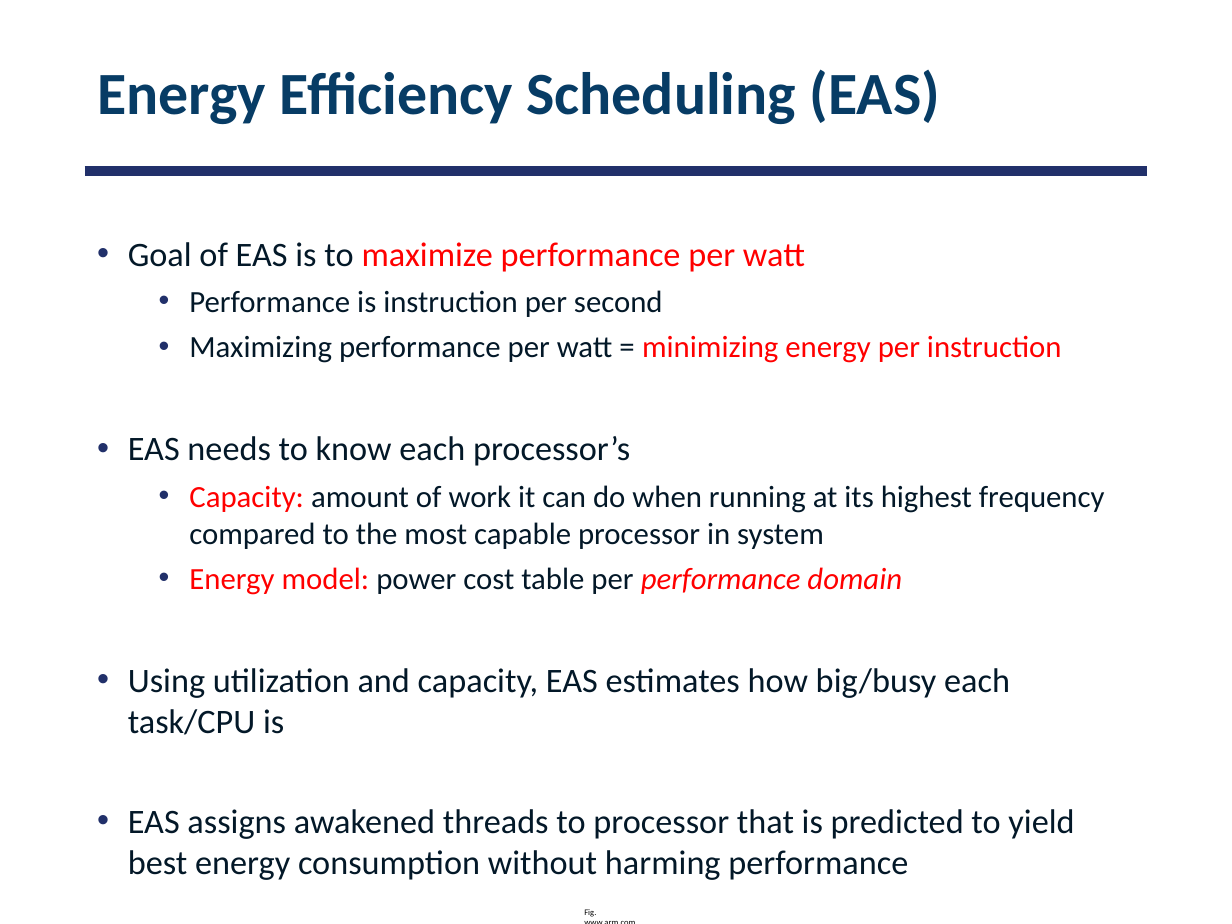
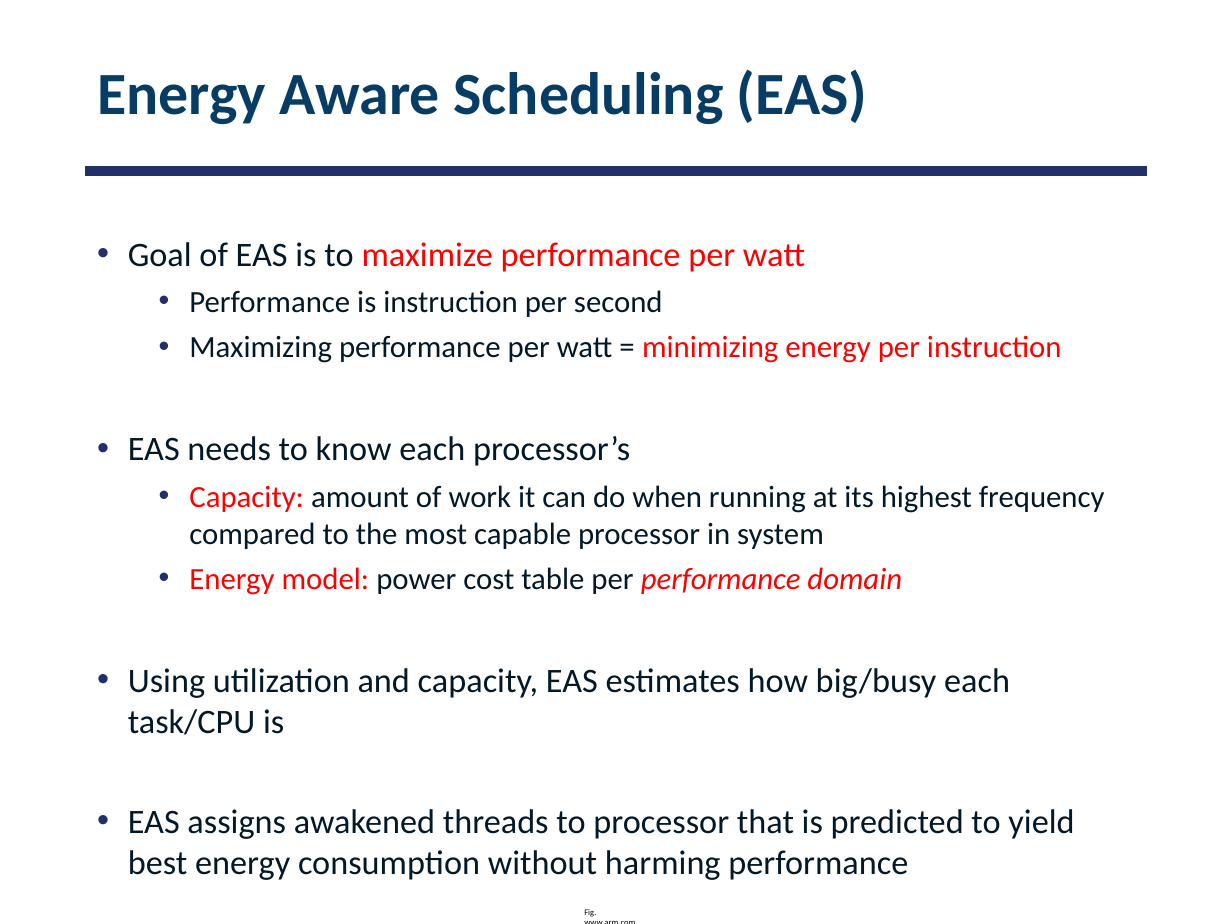
Before and after one commit to smajidzahedi/ECE350, a slide deck: slide 40 of 05-multiprocessor.pptx. Drawn at 1232x924 pixels with LibreOffice and Linux fonts; fonts in the diff are those of the drawing. Boxes give left, top, right and bottom in pixels: in the first picture for what was removed or moved away, otherwise in the second. Text is boxed around its words. In the diff, an @@ line names an element or a change of style, - is before the commit and + after.

```diff
--- a/05-multiprocessor.pptx
+++ b/05-multiprocessor.pptx
@@ title at (97,69,867,124): text changed @@
-Energy Efficiency Scheduling (EAS)
+Energy Aware Scheduling (EAS)
```
Also in this commit, not shown: 1 other file.
